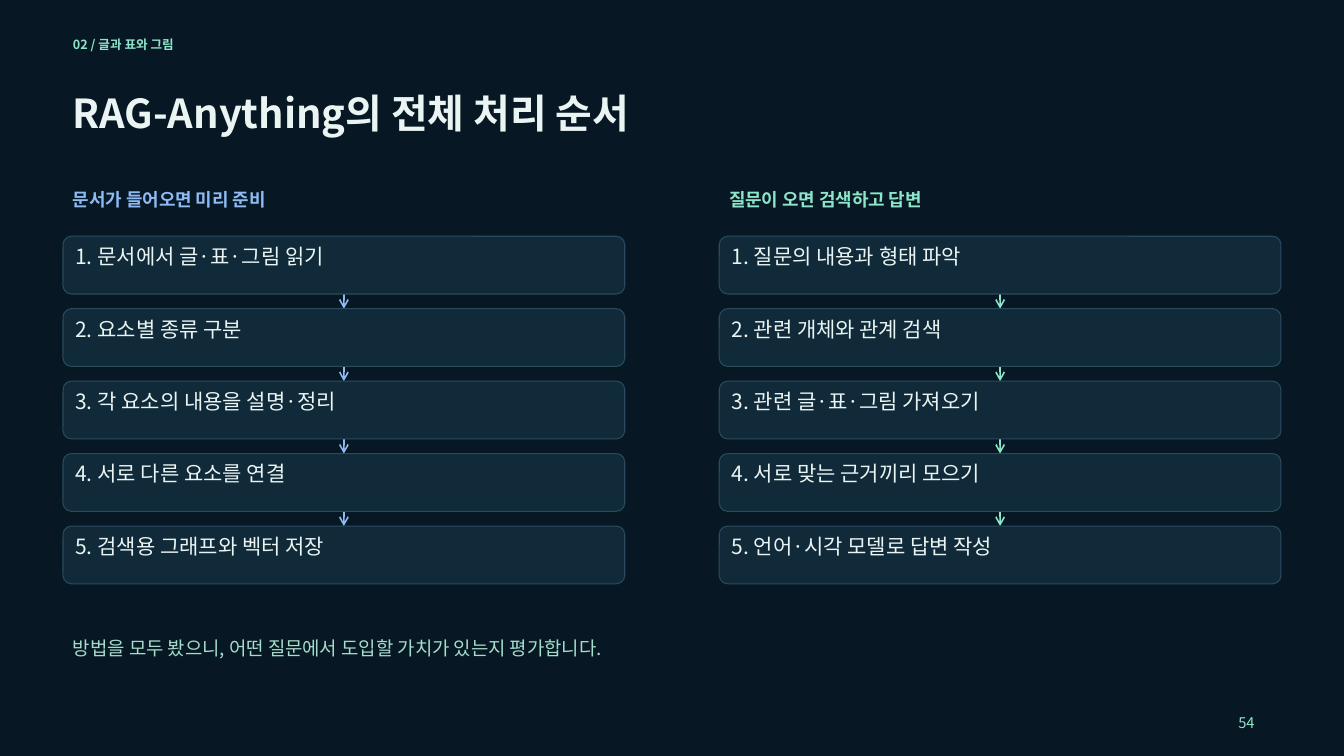
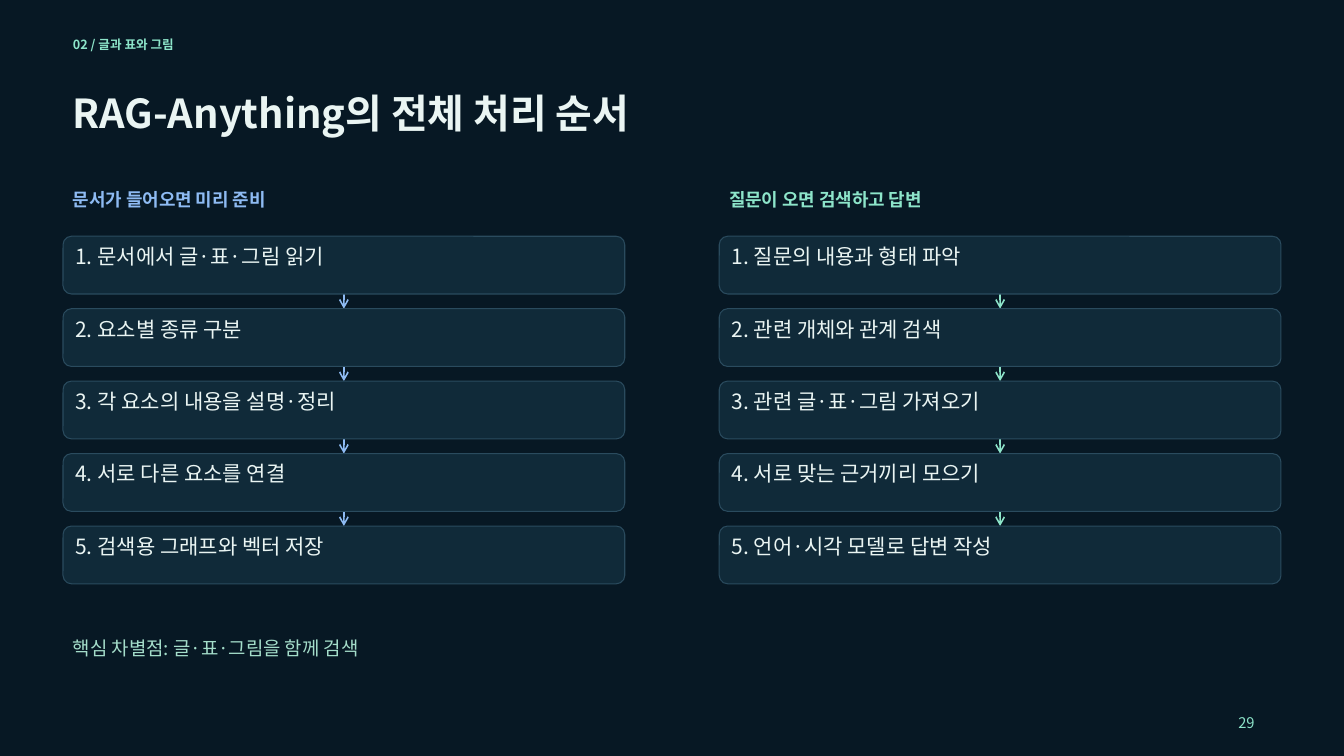
Before and after one commit to euiyulsong/graphrag-atlas, a slide deck: slide 29 of slides/GraphRAG_Atlas_Tech_Seminar.pptx (slide 54 before the commit). Drawn at 1344x756 pixels with LibreOffice and Linux fonts; fonts in the diff are those of the drawing. Boxes give left, top, right and bottom in pixels: in the first picture for what was removed or moved away, otherwise in the second. Text is boxed around its words. In the diff, an @@ line names an element or a change of style, - is before the commit and + after.

```diff
--- a/slides/GraphRAG_Atlas_Tech_Seminar.pptx
+++ b/slides/GraphRAG_Atlas_Tech_Seminar.pptx
@@ text at [73, 639, 359, 657]: text changed @@
-방법을 모두 봤으니, 어떤 질문에서 도입할 가치가 있는지 평가합니다.
+핵심 차별점: 글·표·그림을 함께 검색
@@ text at [1238, 717, 1254, 728]: text changed @@
-54
+29
```
Also in this commit, not shown: 12 other slides changed, 30 slides removed, 5 other files.
